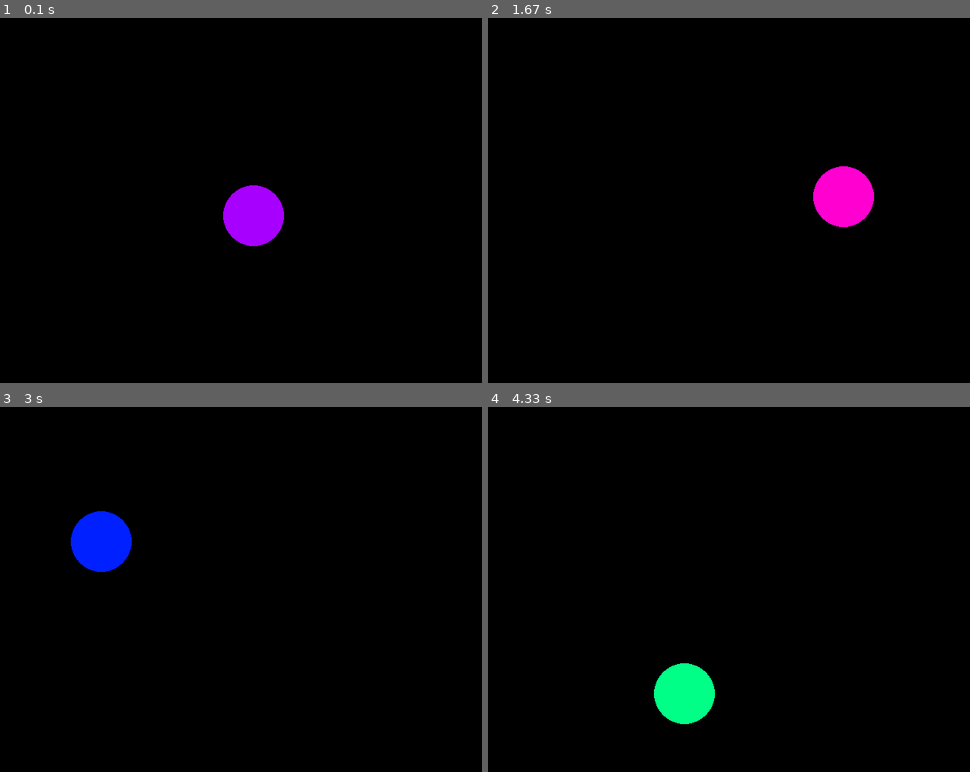
Above: before the commit, frames 1-4 (two rows, left to right).
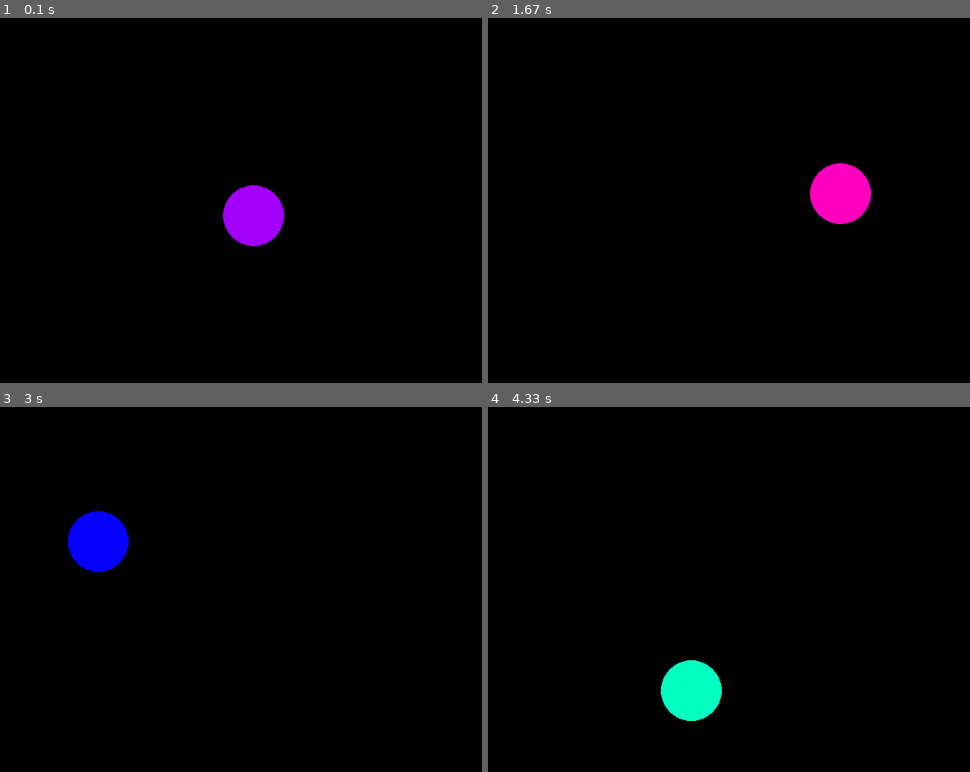
Above: after the commit, the same moments.

Repository: CreatedBySeb/pyodide-pygame-demo
Game: pygame game, started from src/pyodide_pygame_demo/main.py
Same seed, same stepped clock (60 frames per second), same inputs: the game is played once before the commit and once after it.
Inputs:
- Up to frame 1 (0.1 s): no input
- Up to frame 2 (1.67 s): no input
- Up to frame 3 (3 s): no input
- Up to frame 4 (4.33 s): no input

The runs differ from the first frame. In frame 2, 0.3% of the frame differs, in the area x 66-81%, y 39-58%; in frame 3, 1.7%; in frame 4, 1.9%, in the area x 34-49%, y 69-87%.

Commit message:
Use asyncio to fix pyodide

Diff:
--- a/src/pyodide_pygame_demo/main.py
+++ b/src/pyodide_pygame_demo/main.py
@@ -1,8 +1,10 @@
+import asyncio
 import pygame
 
 BALL_RADIUS = 40
 BALL_SPEED = 0.25
 BG_COLOUR = pygame.Color("black")
+FRAME_DELAY = 1.0 / 120.0
 HUE_MAX = 360
 HUE_RATE = 0.5
 SCREEN_CENTRE = (320, 240)
@@ -13,14 +15,14 @@
     return value % max if value > max else value
 
 
-def main():
+async def main():
     pygame.init()
     screen = pygame.display.set_mode(SCREEN_SIZE)
-    clock = pygame.Clock()
     running = True
     ball_colour = pygame.Color("blue")
     ball_direction = pygame.Vector2(1, 1)
     ball_position = pygame.Vector2(*SCREEN_CENTRE)
+    last_ticks = pygame.time.get_ticks()
     dt = 0.0
 
     while running:
@@ -54,8 +56,15 @@
         pygame.draw.circle(screen, ball_colour, ball_position, BALL_RADIUS)
 
         pygame.display.flip()
-        dt = clock.tick()
+
+        # Replacement for framerate-less pygame.Clock.tick
+        ticks = pygame.time.get_ticks()
+        dt = ticks - last_ticks
+        last_ticks = ticks
+
+        # Yield each frame, pyodide doesn't work properly with a value of 0 so we use a small delay
+        await asyncio.sleep(FRAME_DELAY)
 
 
 if __name__ == "__main__":
-    main()
+    asyncio.run(main())
